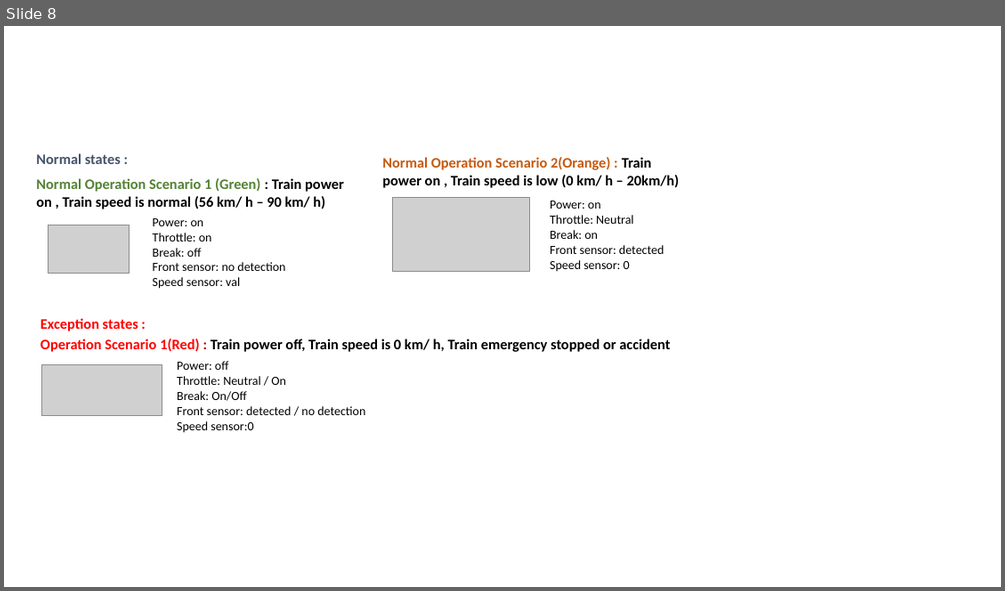
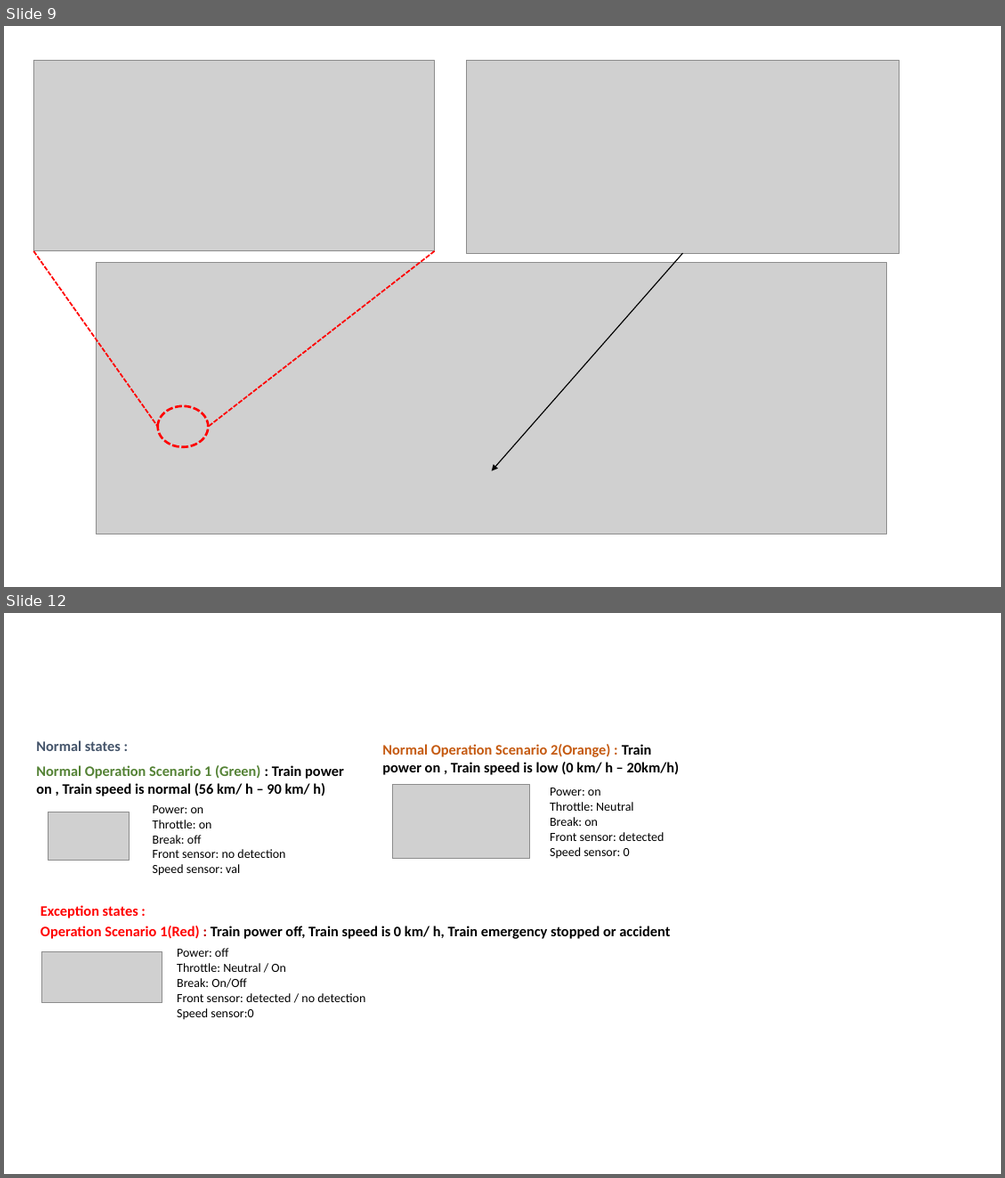
Before and after one commit to mrminhaz87/Railway-IT-OT-Demo, a slide deck: attack/AttackScenario.pptx. Shown one above the other, each under a label of ours: slide 8 before the commit, slides 9 and 12 after it; the slides between them are not shown. The pictures are 1005x591 and 1005x1178 pixels, drawn with LibreOffice and Linux fonts; fonts in the diff are those of the drawing; grey boxes stand for pictures. Boxes give left, top, right and bottom in pixels: in the first picture for what was removed or moved away, otherwise in the second. Text is boxed around its words. In the diff, an @@ line names an element or a change of style, - is before the commit and + after.

```diff
--- a/attack/AttackScenario.pptx
+++ b/attack/AttackScenario.pptx
@@ slide 9 added at (4,26,1001,587), background #FFFFFF @@
@@ picture added at (34,61,435,251) @@
@@ picture added at (467,61,899,253) @@
@@ line added from (34, 251) to (158, 426), #FF0000 1.5 pt dashed @@
@@ picture added at (97,263,887,534) @@
@@ line added from (435, 251) to (208, 426), #FF0000 1.5 pt dashed @@
@@ arrow added from (683, 253) to (492, 471), #000000 1 pt @@
@@ ellipse added at (158,406,208,447), outline #FF0000 2.25 pt dashed @@
@@ what was slide 8 is now slide 12 @@
```
Also in this commit, not shown: 3 other slides added, 9 other files.
